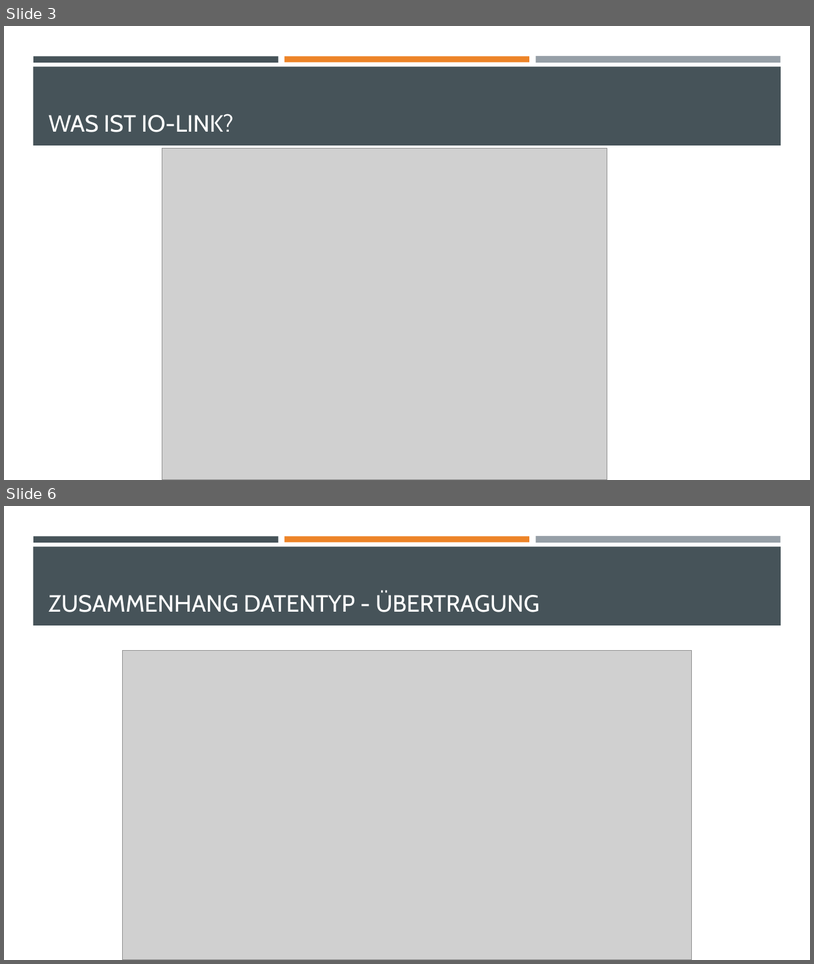
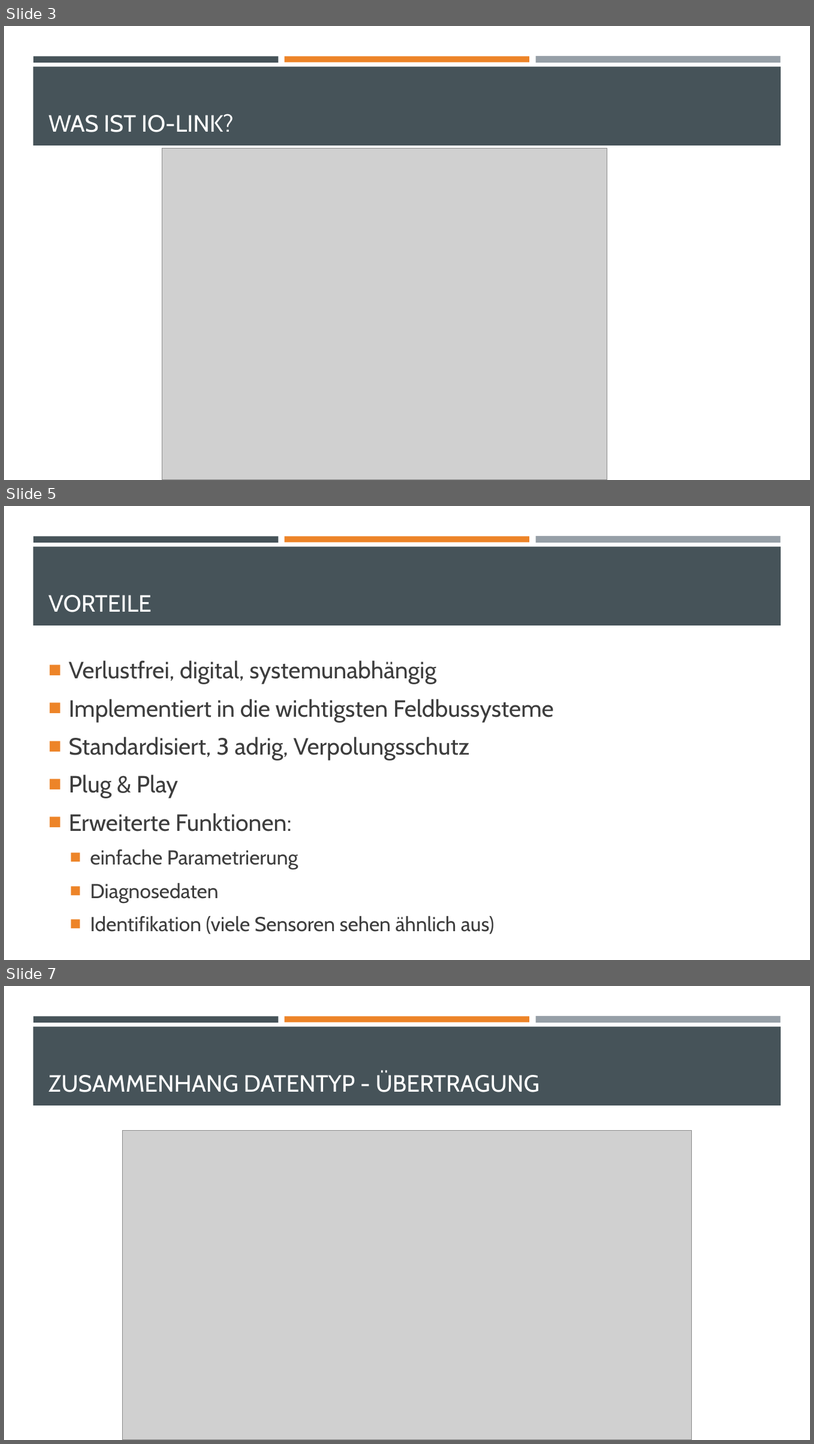
Before and after one commit to StefanieSchmidiger/BDA, a slide deck: Dokumentation/Zwischenpräsentation.pptx. Shown one above the other, each under a label of ours: slides 3 and 6 before the commit, slides 3, 5 and 7 after it; the slides between them are not shown. The pictures are 814x964 and 814x1444 pixels, drawn with LibreOffice and Linux fonts; fonts in the diff are those of the drawing; grey boxes stand for pictures. Boxes give left, top, right and bottom in pixels: in the first picture for what was removed or moved away, otherwise in the second. Text is boxed around its words. In the diff, an @@ line names an element or a change of style, - is before the commit and + after.

```diff
--- a/Dokumentation/Zwischenpräsentation.pptx
+++ b/Dokumentation/Zwischenpräsentation.pptx
@@ slide 5 added at (4,506,810,960), background #FFFFFF; not listed: 4 template elements that a slide beside it also shows @@
@@ title added at (48,595,152,612), 28 pt, text #FFFFFF @@
+VORTEILE
@@ text added at (69,660,554,934), 28 pt, text #3D3D3D @@
+■ Verlustfrei, digital, systemunabhängig
+■ Implementiert in die wichtigsten Feldbussysteme
+■ Standardisiert, 3 adrig, Verpolungsschutz
+■ Plug & Play
+■ Erweiterte Funktionen:
+  ■ einfache Parametrierung
+  ■ Diagnosedaten
+  ■ Identifikation (viele Sensoren sehen ähnlich aus)
@@ what was slide 6 is now slide 7 @@
```
Also in this commit, not shown: 9 slides changed, 3 other slides added, 2 slides removed, 12 other files.
